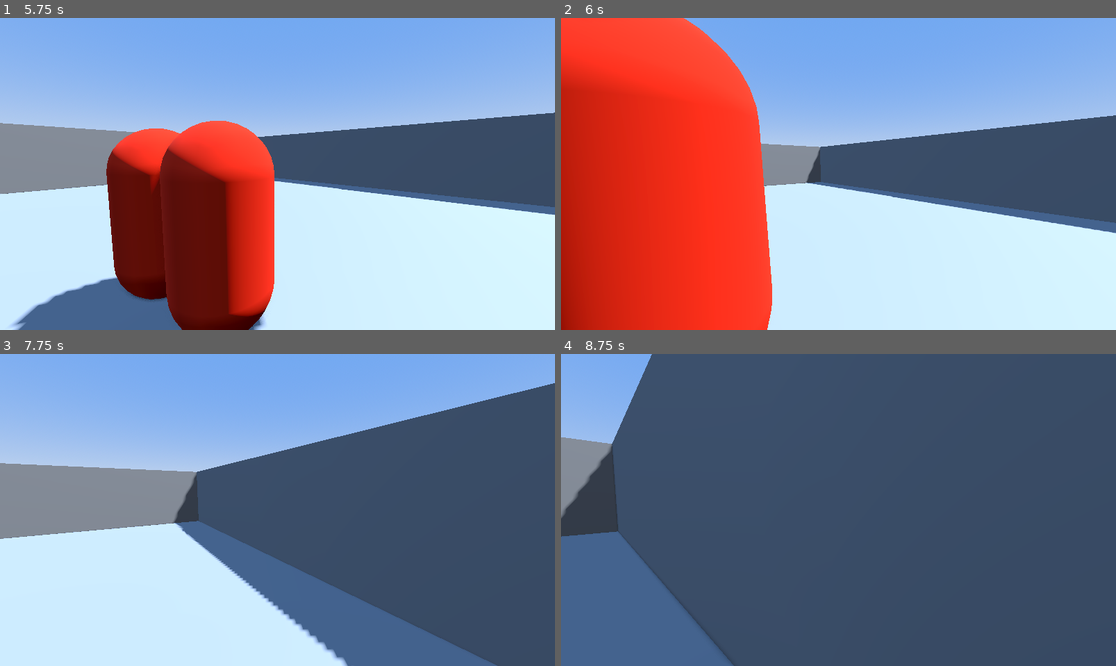
Above: before the commit, frames 1-4 (two rows, left to right).
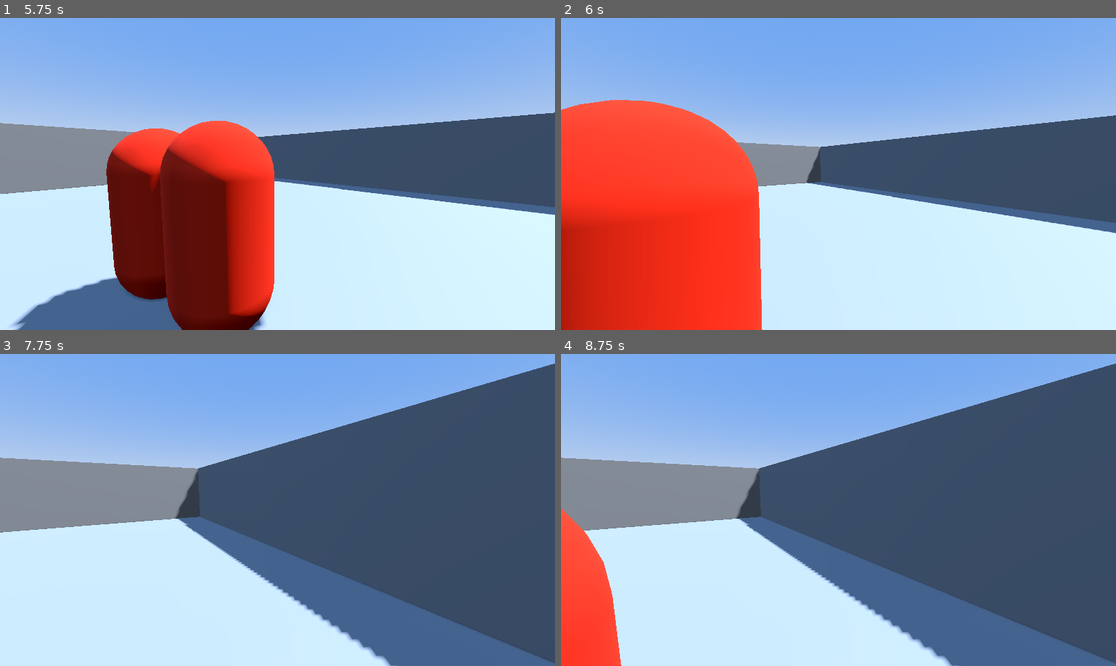
Above: after the commit, the same moments.

Repository: SlipperyMarker/UndeadsAwaitFirstExperiment
Game: Godot game, scene res://Scene/TestingGround.tscn
Two runs of this game, one before a commit and one after it. Both use one fixed random seed, a clock stepped at 60 frames per second and the inputs below.
Inputs (mouse positions are in pixels of both pictures, inside the frame that each line leads up to):
- Up to frame 1 (5.75 s): move the mouse to (399, 158) at 0.52 s; press the mouse at (399, 158) at 0.53 s; hold D (MoveRight) 0.53-1.28 s; tap Space (Jump) at 0.77, 1.52, 3.02, 3.77, 4.52 s; move the mouse to (249, 174) at 1.27 s; release the mouse at (249, 174) at 1.28 s; hold W (MoveForward) from 1.28 s (still down); tap Ctrl (Crouch) at 1.35, 4.35 s; click (249, 174) at 1.55 s; move the mouse to (288, 167) at 2.02 s; hold Shift (MoveFast) 2.03-2.78 s; click (288, 167) at 2.3 s; move the mouse to (271, 180) at 2.77 s; click (271, 180) at 2.85 s; move the mouse to (316, 177) at 3.52 s; press the mouse at (316, 177) at 3.53 s; move the mouse to (233, 170) at 4.27 s; release the mouse at (233, 170) at 4.28 s; click (233, 170) at 4.55 s; move the mouse to (283, 174) at 5.02 s; hold Shift (MoveFast) from 5.03 s (still down); click (283, 174) at 5.3 s
- Up to frame 2 (6 s): move the mouse to (816, 167) at 5.77 s; release W (MoveForward) at 5.78 s; release Shift (MoveFast) at 5.78 s; hold D (MoveRight) from 5.78 s (still down); click (816, 167) at 5.85 s
- Up to frame 3 (7.75 s): tap Space (Jump) at 6.02, 6.77, 7.52 s; move the mouse to (305, 510) at 6.52 s; release D (MoveRight) at 6.53 s; press the mouse at (305, 510) at 6.53 s; hold W (MoveForward) from 6.53 s (still down); move the mouse to (249, 510) at 7.27 s; release the mouse at (249, 510) at 7.28 s; tap Ctrl (Crouch) at 7.35 s; click (249, 510) at 7.55 s
- Up to frame 4 (8.75 s): keep holding W (MoveForward); move the mouse to (849, 503) at 8.02 s; hold Shift (MoveFast) from 8.03 s (still down); click (849, 503) at 8.3 s

Frame 1 is identical in both runs. In frame 2, 18% of the frame differs, in the area x 0-39%, y 0-100%; in frame 3, 9.1%; in frame 4, 60%, in the area x 0-100%, y 0-100%.
Error after the commit: Attempt to call function '_AimDownSights' in base 'null instance' on a null instance. (res://Code/PlayerBrain.gd:88)

Commit message:
Creation - Code 5.1
added a weapon shooting recoil simulation

Diff:
--- a/Code/PlayerBrain.gd
+++ b/Code/PlayerBrain.gd
@@ -57,12 +57,14 @@
 	if alive:
 		_PlayerMovementLook.MovementHandler()
 	#temporary Enemy Attacker Handler
-		if %RayCast3D.is_colliding():
-			var Collided:Node=%RayCast3D.get_collider()
-			if Collided and is_instance_valid(Collided) and Input.is_action_just_pressed("Select") and Collided.has_method("DamageMe"):
-				Collided.DamageMe(PlayerDamage)
+		if Input.is_action_just_pressed("Select"):
+			%pistal._ShootingAnimation()
+			if %RayCast3D.is_colliding():
+				var Collided:Node=%RayCast3D.get_collider()
+				if Collided and is_instance_valid(Collided) and Collided.has_method("DamageMe"):
+					Collided.DamageMe(PlayerDamage)
 
-func DamageMe(EnemyDamage)->void:
+func DamageMe(EnemyDamage:float)->void:
 	if !damaged:
 		print("attacked!")
 		Health-=EnemyDamage
@@ -83,3 +85,4 @@
 	_PlayerMovement.SprintHandler(event)
 	_PlayerMovement.JumpHandler(event)
 	_PlayerMovement.HeightHandler(event)
+	%pistal._AimDownSights(event,alive)
--- a/Code/SpawnHostileNormal.gd
+++ b/Code/SpawnHostileNormal.gd
@@ -19,4 +19,8 @@
 	NewEnemy.global_position = %PathFollow3D.global_position
 func _HostileNormalKilled()->void:
 	HostileAmount+=1
+	if HostileAmount==MaxHostileAmount:
+		MaxHostileAmount*=1.2
+		HostileAmount=MaxHostileAmount
+		print("new wave, Zombie Amount: ",HostileAmount)
 	print("killed one enemy")
--- a/Prefab/Character/Player.tscn
+++ b/Prefab/Character/Player.tscn
@@ -1,6 +1,8 @@
 [gd_scene format=3 uid="uid://dcvx6mwanr8ij"]
 
 [ext_resource type="Script" uid="uid://157efkiol8ed" path="res://Code/PlayerBrain.gd" id="1_fr4uk"]
+[ext_resource type="PackedScene" uid="uid://b36mba8n42ri7" path="res://Asset/PlaceHolder/cgtrader/Adarshm/pistal.glb" id="2_qhybw"]
+[ext_resource type="Script" uid="uid://cchgsy3cur7y7" path="res://Asset/PlaceHolder/cgtrader/Adarshm/PistolBrain.gd" id="3_1m38d"]
 
 [sub_resource type="CapsuleShape3D" id="CapsuleShape3D_pilut"]
 
@@ -22,7 +24,7 @@
 axis_lock_angular_z = true
 script = ExtResource("1_fr4uk")
 RotationSpeedMultiplier = 3.051
-AttackRangeSetter = 37.5
+AttackRangeSetter = 50.0
 
 [node name="Camera3D" type="Camera3D" parent="." unique_id=519775748]
 unique_name_in_owner = true
@@ -30,9 +32,18 @@
 cull_mask = 524287
 current = true
 
+[node name="pistal" parent="Camera3D" unique_id=1466095089 instance=ExtResource("2_qhybw")]
+unique_name_in_owner = true
+transform = Transform3D(-4.808253e-09, 0, 0.11, 0, 0.11, 0, -0.11, 0, -4.808253e-09, 0, -0.235, -0.565)
+script = ExtResource("3_1m38d")
+RecoilKickAmount = 0.8
+RecoilKickAmountX = 0.25
+HipPosition = Vector3(0, -0.235, -0.565)
+ADSPosition = Vector3(-0.415, -0.155, -0.565)
+ADSSpeed = 25.0
+
 [node name="RayCast3D" type="RayCast3D" parent="Camera3D" unique_id=1715435344]
 unique_name_in_owner = true
-transform = Transform3D(1, 0, 0, 0, 1, 0, 0, 0, 1, 0, -0.18, 0)
 collision_mask = 4
 
 [node name="CollisionShape3DStanding" type="CollisionShape3D" parent="." unique_id=203953192]
--- a/Prefab/Entity/HostileNormal.tscn
+++ b/Prefab/Entity/HostileNormal.tscn
@@ -14,6 +14,8 @@
 collision_layer = 4
 collision_mask = 7
 script = ExtResource("1_5be34")
+MaxHealth = 4.0
+Health = 4.0
 
 [node name="MeshInstance3D" type="MeshInstance3D" parent="." unique_id=931502039]
 mesh = SubResource("CapsuleMesh_dcp6d")
--- a/Scene/TestingGround.tscn
+++ b/Scene/TestingGround.tscn
@@ -78,4 +78,4 @@
 
 [node name="PathFollow3D" type="PathFollow3D" parent="Path3D" unique_id=38229339]
 unique_name_in_owner = true
-transform = Transform3D(0.9998587, 9.50772e-05, 0.016616743, 7.275934e-12, 0.999974, -0.0057216273, -0.016617114, 0.0057208347, 0.9998363, 33.497585, -0.19203663, 20.674526)
+transform = Transform3D(0.999858, 9.5077135e-05, 0.016616732, 7.2759294e-12, 0.99997336, -0.0057216235, -0.016617103, 0.005720831, 0.99983567, 33.497585, -0.19203663, 20.674526)
--- a/project.godot
+++ b/project.godot
@@ -96,6 +96,11 @@
 "events": [Object(InputEventKey,"resource_local_to_scene":false,"resource_name":"","device":-1,"window_id":0,"alt_press …(192 unchanged characters)…
 ]
 }
+ADS={
+"deadzone": 0.2,
+"events": [Object(InputEventMouseButton,"resource_local_to_scene":false,"resource_name":"","device":-1,"window_id":0,"alt_pressed":false,"shift_pressed":false,"ctrl_pressed":false,"meta_pressed":false,"button_mask":2,"position":Vector2(221, 28),"global_position":Vector2(230, 76),"factor":1.0,"button_index":2,"canceled":false,"pressed":true,"double_click":false,"script":null)
+]
+}
 
 [physics]
 
Not shown, changed: .gitignore
